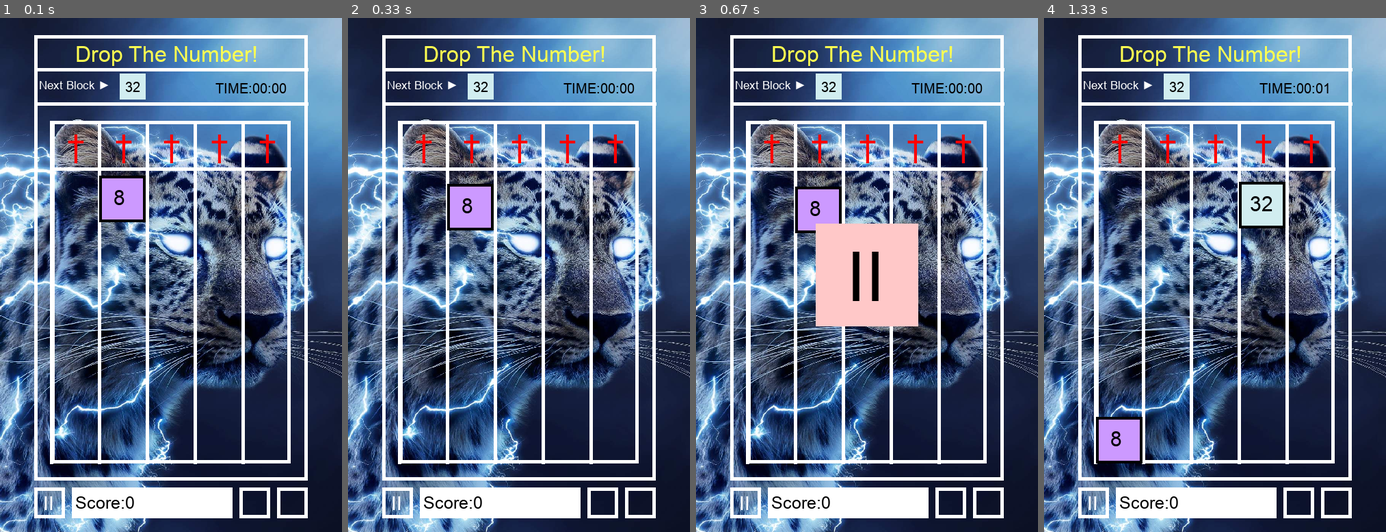
Above: before the commit, frames 1-4 (left to right).
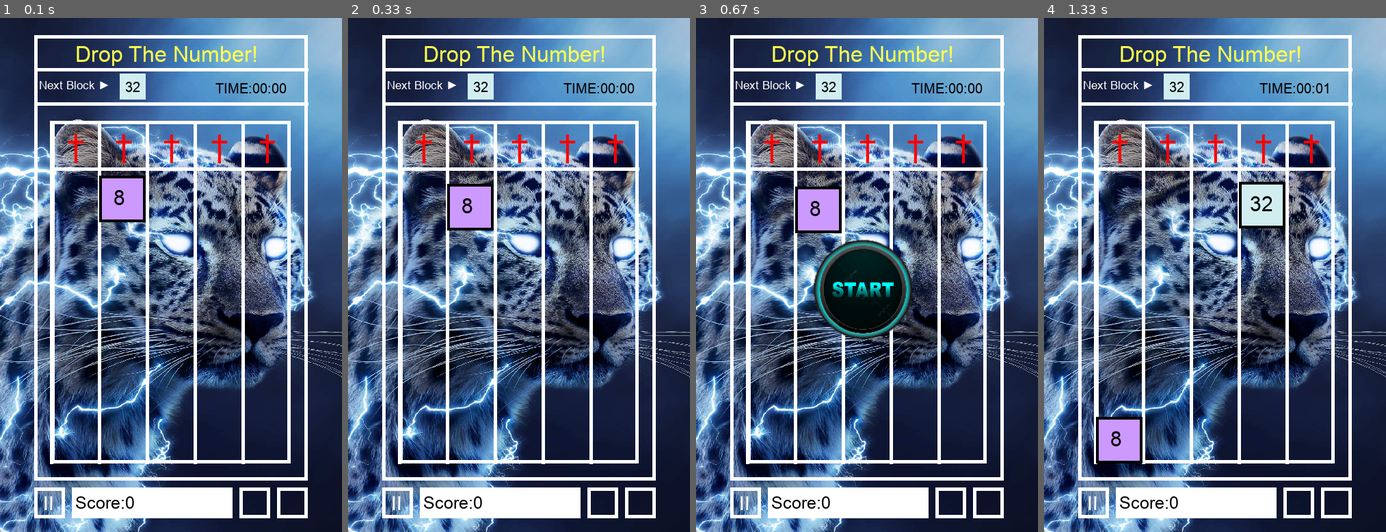
Above: after the commit, the same moments.

Repository: Allen-wa-ng/09170134githw1
Game: pygame game, started from game-lu.py
Two runs of this game, one before a commit and one after it. Both use one fixed random seed, a clock stepped at 60 frames per second and the inputs below.
Inputs (mouse positions are in pixels of both pictures, inside the frame that each line leads up to):
- Up to frame 1 (0.1 s): no input
- Up to frame 2 (0.33 s): no input
- Up to frame 3 (0.67 s): click "II" at 0.38 s
- Up to frame 4 (1.33 s): click (1215, 310) at 0.72 s; click (1108, 393) at 1.05 s

Frames 1-2 are identical in both runs. In frame 3, 6.2% of the frame differs, in the area x 34-65%, y 40-63%; in frame 4, nothing differs.

Commit message:
start image update

Diff:
--- a/game-lu.py
+++ b/game-lu.py
@@ -430,8 +430,8 @@
 
         # Draw pop pause button
         if pause:
-            pygame.draw.rect(screen, nextBlockBorderColor, (175,300,150,150), 0)
-            drawText('II', 'arial.ttf', 100, black, (220,322))
+            image = pygame.image.load("pause.png")
+            screen.blit(image, (140, 290))
 
         # Flush draw buffer
         pygame.display.update()
--- a/score.txt
+++ /dev/null
@@ -1 +0,0 @@
-779188
Binary file added: pause.png
